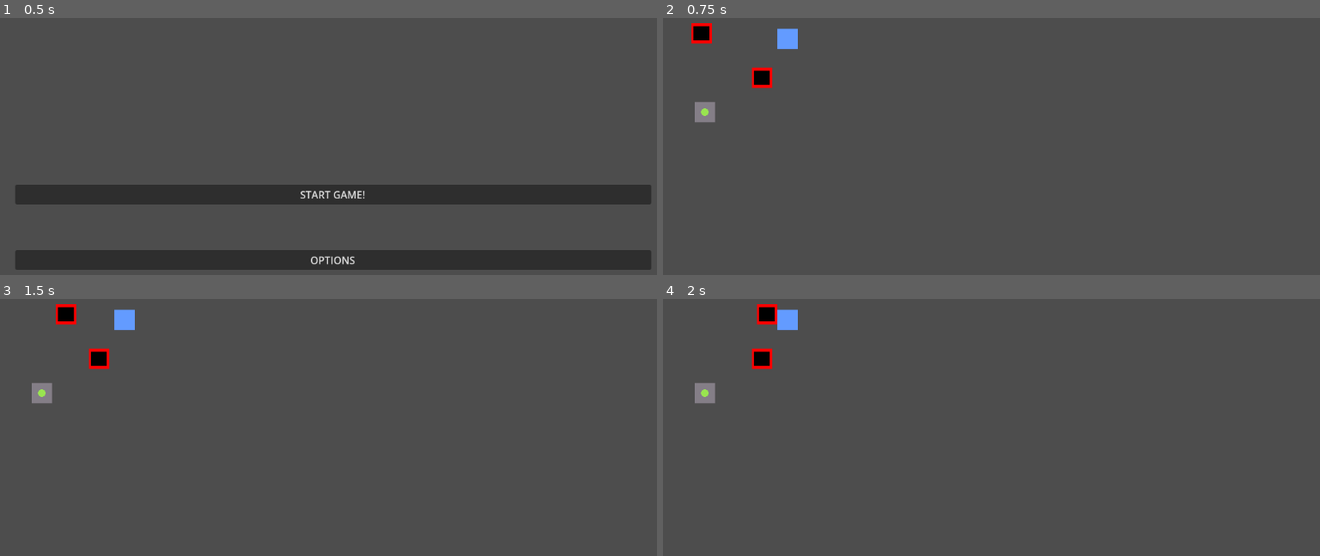
Above: before the commit, frames 1-4 (two rows, left to right).
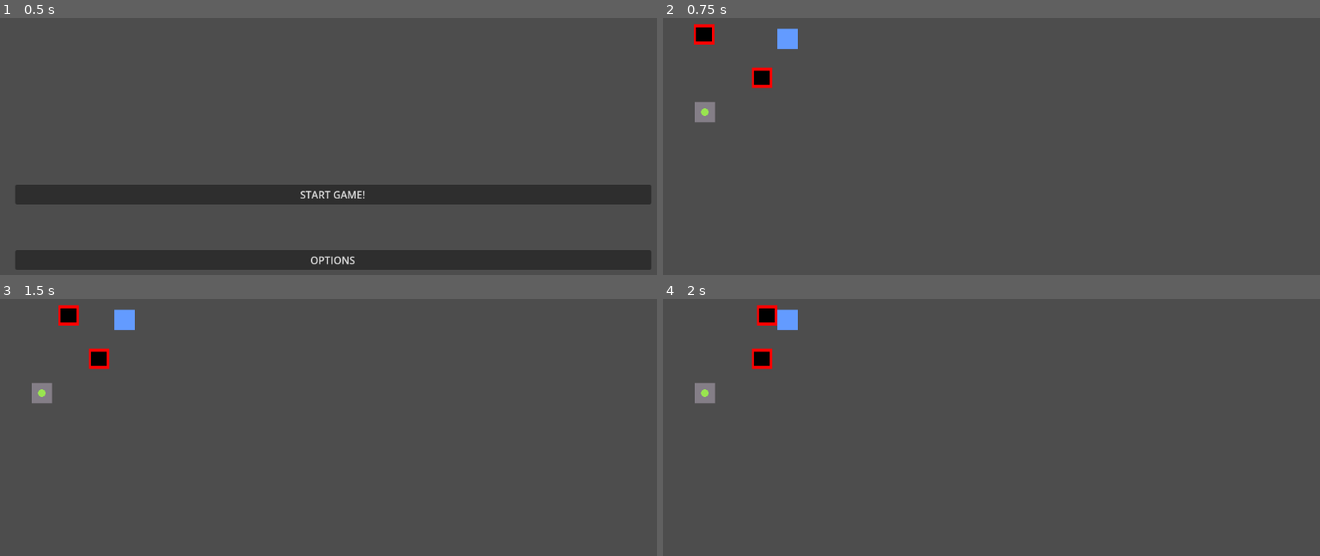
Above: after the commit, the same moments.

Repository: Pi-pol/Tachyon-race
Game: Godot game, scene res://Scenes/MainMenu.tscn
Two runs of this game, one before a commit and one after it. Both use one fixed random seed, a clock stepped at 60 frames per second and the inputs below.
Inputs (mouse positions are in pixels of both pictures, inside the frame that each line leads up to):
- Up to frame 1 (0.5 s): no input
- Up to frame 2 (0.75 s): click "START GAME!" at 0.5 s
- Up to frame 3 (1.5 s): tap Enter at 1.25 s; move the mouse to (486, 486) at 1.27 s; hold Right (ui_right) from 1.28 s (still down); click (486, 486) at 1.42 s
- Up to frame 4 (2 s): keep holding Right (ui_right)

Frame 1 is identical in both runs. In frame 2, 0.2% of the frame differs, in the area x 4-8%, y 2-11%; in frame 3, 0.2%, in the area x 8-13%, y 2-11%; in frame 4, less than 0.1%.

Commit message:
Playering

Diff:
--- a/Scenes/1stlevel.tscn
+++ b/Scenes/1stlevel.tscn
@@ -41,6 +41,7 @@
 y_sort_enabled = true
 
 [node name="Player" parent="." instance=ExtResource("1_y7u1b")]
+position = Vector2(81, 57)
 
 [node name="Camera2D" type="Camera2D" parent="Player"]
 limit_left = 0
--- a/Scripts/Player.gd
+++ b/Scripts/Player.gd
@@ -9,6 +9,7 @@
 	input_vector.x = Input.get_action_strength("ui_right") - Input.get_action_strength("ui_left")
 	input_vector.y = Input.get_action_strength("ui_down") - Input.get_action_strength("ui_up")
 	input_vector = input_vector.normalized()
+
 
 	if input_vector != Vector2.ZERO:
 		velocity = velocity.move_toward(input_vector*MAX_SPEED, ACCELERATION*delta)
